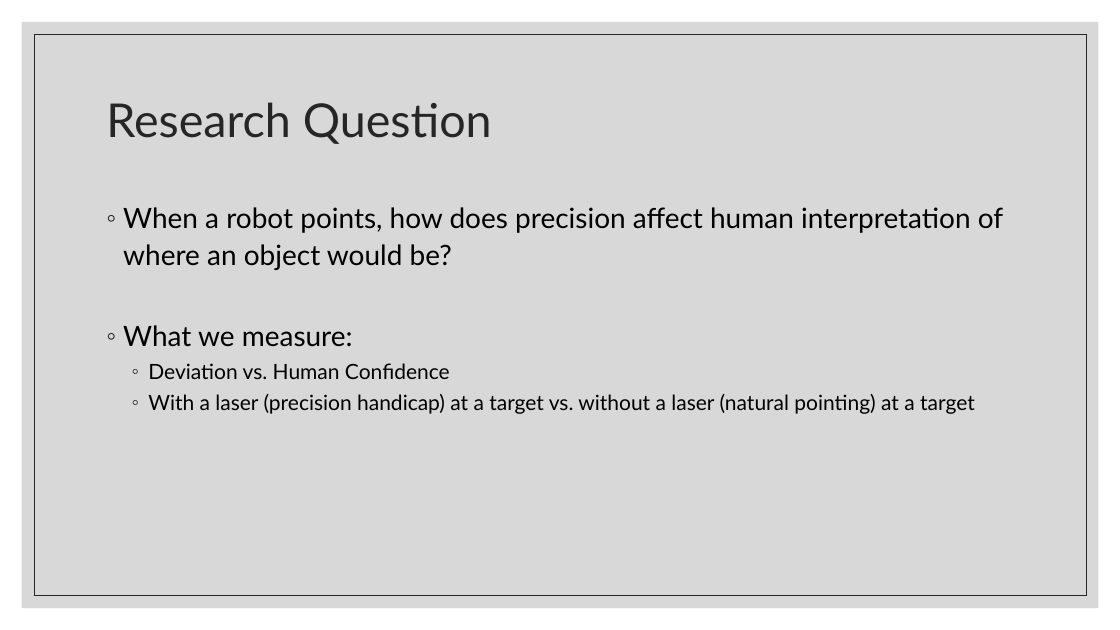
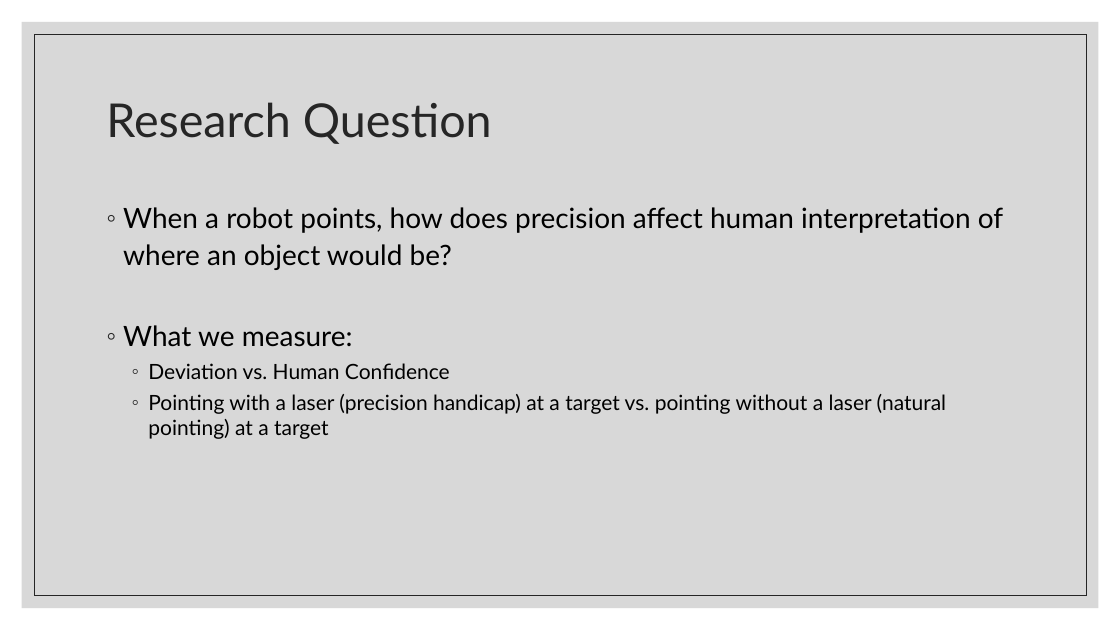
Before and after one commit to liquatics/outofhand, a slide deck: slide 5 of Docs/Final Presentation.pptx. Drawn at 1120x630 pixels with LibreOffice and Linux fonts; fonts in the diff are those of the drawing. Boxes give left, top, right and bottom in pixels: in the first picture for what was removed or moved away, otherwise in the second. Text is boxed around its words. In the diff, an @@ line names an element or a change of style, - is before the commit and + after.

```diff
--- a/Docs/Final Presentation.pptx
+++ b/Docs/Final Presentation.pptx
@@ text at box(148, 394, 946, 439): text changed @@
-  ◦ With a laser (precision handicap) at a target vs. without a laser (natural pointing) at a target
+  ◦ Pointing with a laser (precision handicap) at a target vs. pointing without a laser (natural pointing) at a target
```
Also in this commit, not shown: 1 other slide changed.
